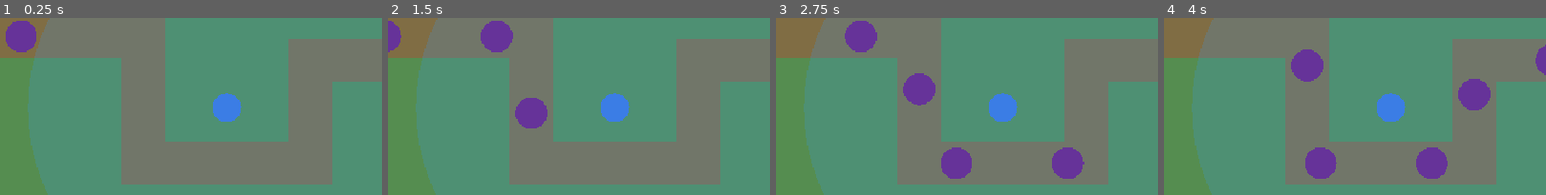
Above: before the commit, frames 1-4 (left to right).
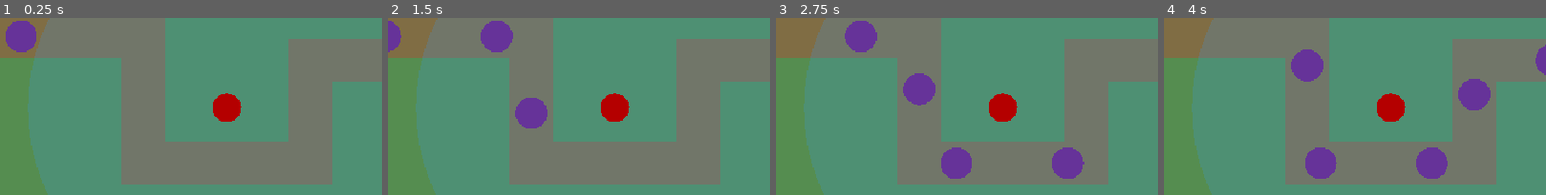
Above: after the commit, the same moments.

Repository: artdroids11/Tower-Defense-Godot-2D
Game: Godot game, scene res://main.tscn
The game is run twice, just before and just after one commit, with the same random seed, the same clock (stepped at 60 frames per second) and the same inputs.
Inputs:
- Up to frame 1 (0.25 s): no input
- Up to frame 2 (1.5 s): no input
- Up to frame 3 (2.75 s): no input
- Up to frame 4 (4 s): no input
The pictures show only the part of the screen within x 0-50%, y 17-67%; the shares and areas given below are measured in that part.

The runs differ from the first frame. In frame 1, 1.0% of the frame differs, in the area x 55-64%, y 42-59%; in frame 2, 1.0%; in frame 3, 1.0%; in frame 4, 1.0%.

Commit message:
Sistema de combate e dano

Diff:
--- a/scripts/enemy.gd
+++ b/scripts/enemy.gd
@@ -6,6 +6,8 @@
 
 var path_points: PackedVector2Array
 var current_point_index: int = 0
+
+var health: int = 3
 
 func _draw():
 	draw_circle(Vector2.ZERO, radius, enemy_color)
@@ -29,3 +31,11 @@
 
 	if global_position.distance_to(target_position) < 2.0:
 		current_point_index += 1
+
+func take_damage(amount: int) -> void:
+	health -= amount
+	print("Vida do inimigo: ", health)
+
+	if health <= 0:
+		get_parent().enemies_alive -= 1
+		queue_free()
--- a/scripts/tower.gd
+++ b/scripts/tower.gd
@@ -7,17 +7,22 @@
 var enemies_in_range: Array[Node2D] = []
 var target: Node2D = null
 
+var attack_damage: int = 1
+var attack_interval: float = 1.0
+var attack_timer: float = 1.0
+
 func _draw() -> void:
 	draw_circle(Vector2.ZERO, range, Color(0.2, 0.6, 1.0, 0.2))
-	draw_circle(Vector2.ZERO, tower_radius, Color(0.233, 0.491, 0.899, 1.0))
+	draw_circle(Vector2.ZERO, tower_radius, Color(0.706, 0.0, 0.0, 1.0))
 
 func _ready() -> void:
 	position = Vector2(285, 190)
 	main = get_parent()
 
-func _process(_delta: float) -> void:
+func _process(delta: float) -> void:
 	find_enemies_in_range()
 	select_target()
+	attack(delta)
 
 func find_enemies_in_range() -> void:
 	var current_enemies: Array[Node2D] = []
@@ -59,3 +64,15 @@
 			print("Alvo selecionado: ", target.name)
 		else:
 			print("Nenhum alvo no alcance")
+
+func attack(delta:float) -> void:
+	attack_timer += delta
+
+	if attack_timer >= attack_interval:
+		if is_instance_valid(target):
+			print("Atacando o alvo: ", target.name)
+			target.take_damage(attack_damage)
+		else:
+			("Nenhum alvo no alcance")
+
+		attack_timer -= attack_interval
